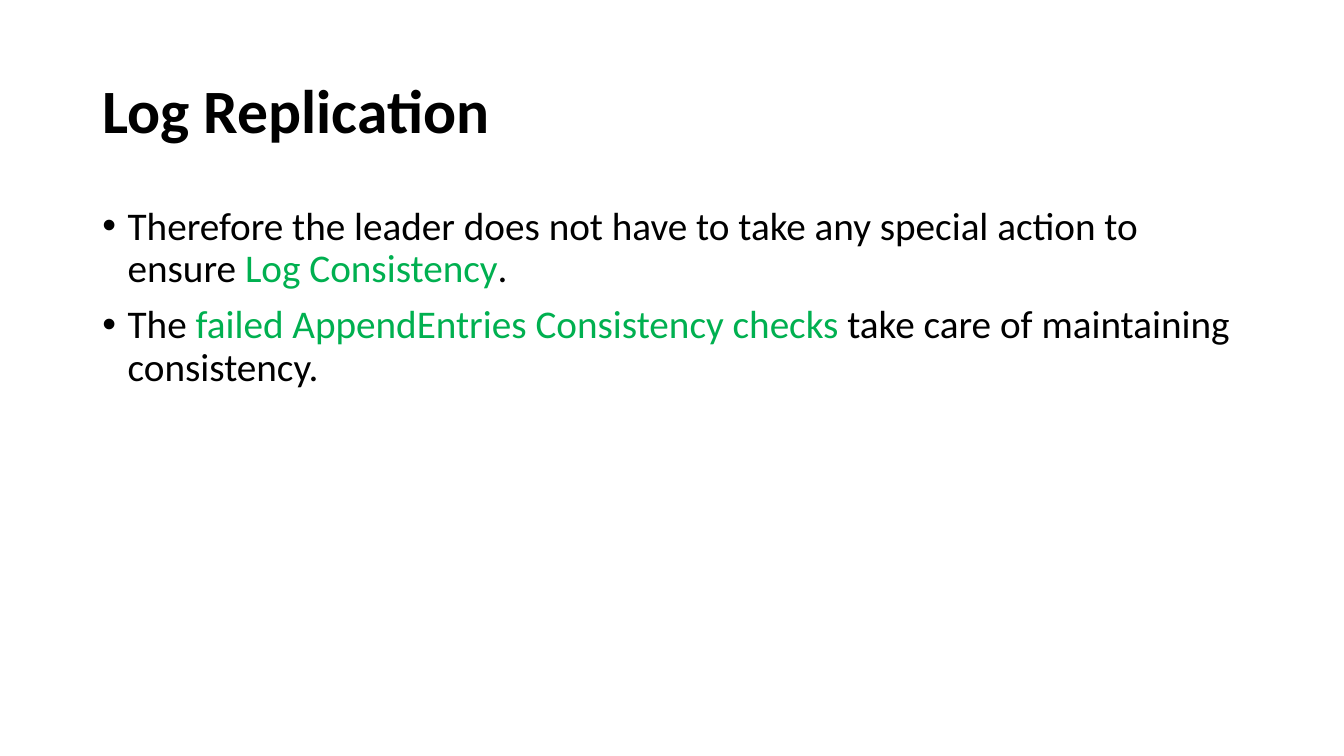
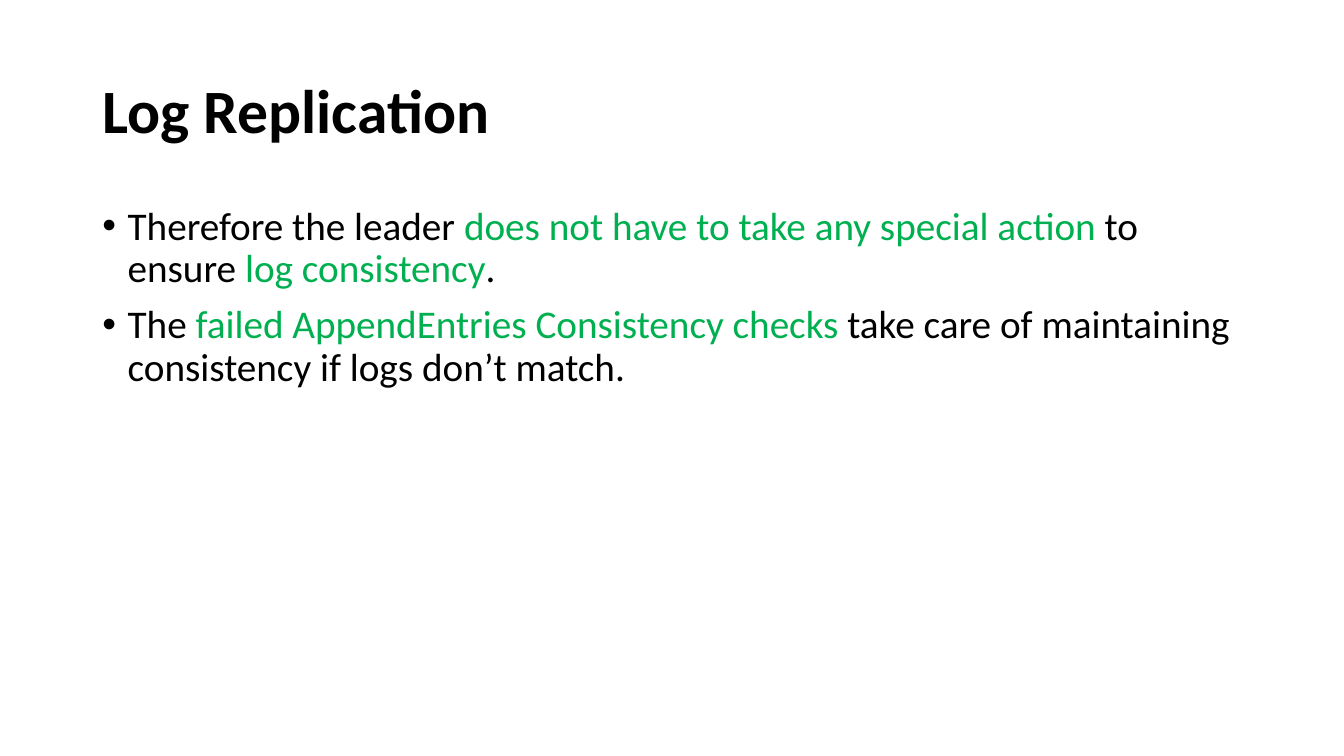
Before and after one commit to paulsaswata/public, a slide deck: slide 13 of The Raft Consensus Algorithm.pptx. Drawn at 1344x756 pixels with LibreOffice and Linux fonts; fonts in the diff are those of the drawing. Boxes give left, top, right and bottom in pixels: in the first picture for what was removed or moved away, otherwise in the second. Text is boxed around its words. In the diff, an @@ line names an element or a change of style, - is before the commit and + after.

```diff
--- a/The Raft Consensus Algorithm.pptx
+++ b/The Raft Consensus Algorithm.pptx
@@ text at (x1=128, y1=212, x2=1230, y2=388): text changed; text colour #000000 to #00B050 @@
-• Therefore the leader does not have to take any special action to ensure Log Consistency.
-• The failed AppendEntries Consistency checks take care of maintaining consistency.
+• Therefore the leader does not have to take any special action to ensure log consistency.
+• The failed AppendEntries Consistency checks take care of maintaining consistency if logs don’t match.
```
Also in this commit, not shown: 4 other slides changed, 4 slides added, 1 slide removed.
